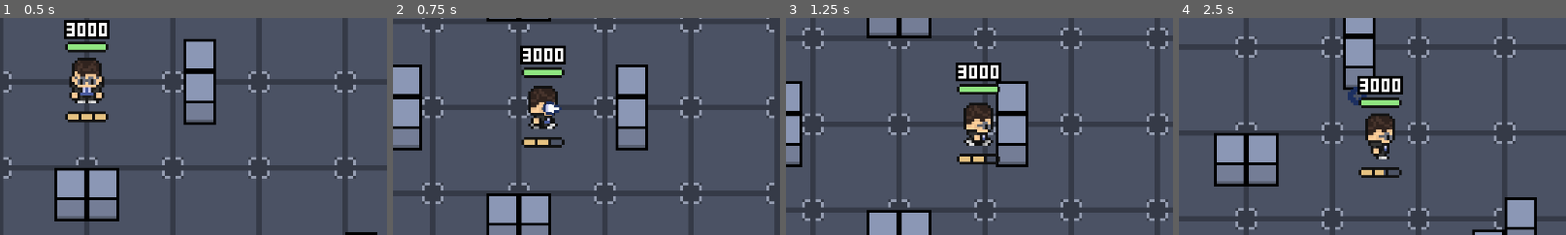
Above: before the commit, frames 1-4 (left to right).
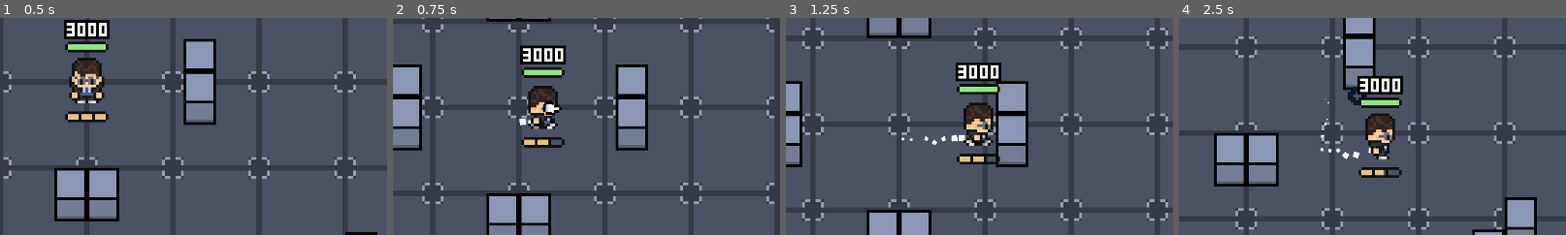
Above: after the commit, the same moments.

Repository: ppaluchowski64/SCI-Stars
Game: Godot game, scene res://scenes/battle.tscn
The game is run twice, just before and just after one commit, with the same random seed, the same clock (stepped at 60 frames per second) and the same inputs.
Inputs (mouse positions are % of the whole screen's width and height, from its top left):
- Up to frame 1 (0.5 s): no input
- Up to frame 2 (0.75 s): move the mouse to (72, 45) at 0.52 s; hold D (right) from 0.53 s (still down); click (72, 45) at 0.6 s
- Up to frame 3 (1.25 s): keep holding D (right)
- Up to frame 4 (2.5 s): move the mouse to (30, 55) at 1.27 s; release D (right) at 1.28 s; hold S (down) 1.28-2.03 s; right-click (30, 55) at 1.35 s; move the mouse to (60, 28) at 2.02 s; hold D (right) from 2.03 s (still down); click (60, 28) at 2.1 s
The pictures show only the part of the screen within x 28-78%, y 24-74%; the shares and areas given below are measured in that part.

Frame 1 is identical in both runs. In frame 2, 0.2% of the frame differs, in the area x 32-44%, y 38-50%; in frame 3, 0.2%; in frame 4, 0.4%, in the area x 36-51%, y 31-66%.

Commit message:
Add walking particles, change projectile and it's FX outline color

Diff:
--- a/game/scenes/battle.tscn
+++ b/game/scenes/battle.tscn
@@ -227,9 +227,9 @@
 anchors_preset = 4
 anchor_top = 0.5
 anchor_bottom = 0.5
-offset_left = 64.0
+offset_left = -256.0
 offset_top = -180.0
-offset_right = 304.0
+offset_right = -16.0
 offset_bottom = 180.0
 grow_vertical = 2
 size_flags_horizontal = 0
--- a/game/scenes/player.tscn
+++ b/game/scenes/player.tscn
@@ -6,6 +6,15 @@
 [ext_resource type="Shader" path="res://shaders/outline.gdshader" id="4_5i7bj"]
 [ext_resource type="FontFile" uid="uid://6w8leq531kr1" path="res://fonts/TeenyTinyPixls-o2zo.ttf" id="4_q82ve"]
 [ext_resource type="Texture2D" uid="uid://b2vdaem8n0gto" path="res://graphics/UI/status_bars/ammobar.png" id="5_ptbdj"]
+
+[sub_resource type="Curve" id="Curve_edcub"]
+max_value = 360.0
+_data = [Vector2(0, 0), 0.0, 360.0, 0, 1, Vector2(1, 360), 360.0, 0.0, 1, 0]
+point_count = 2
+
+[sub_resource type="Curve" id="Curve_wka2s"]
+_data = [Vector2(0, 1), 0.0, -1.0, 0, 1, Vector2(1, 0), -1.0, 0.0, 1, 0]
+point_count = 2
 
 [sub_resource type="CapsuleShape2D" id="CapsuleShape2D_ay0jd"]
 radius = 24.0
@@ -24,6 +33,20 @@
 collision_layer = 3
 collision_mask = 2
 script = ExtResource("1_270mw")
+
+[node name="WalkParticles" type="CPUParticles2D" parent="."]
+position = Vector2(0, 24)
+emitting = false
+amount = 12
+emission_shape = 3
+emission_rect_extents = Vector2(6, 6)
+gravity = Vector2(0, 0)
+angle_min = -0.5
+angle_max = 0.5
+angle_curve = SubResource("Curve_edcub")
+scale_amount_min = 8.0
+scale_amount_max = 12.0
+scale_amount_curve = SubResource("Curve_wka2s")
 
 [node name="AnimatedSprite2D" type="AnimatedSprite2D" parent="."]
 scale = Vector2(4, 4)
--- a/game/scripts/player.gd
+++ b/game/scripts/player.gd
@@ -2,16 +2,18 @@
 
 var Projectile = preload("res://scenes/projectile.tscn")
 
-@onready var sprite: Node = $AnimatedSprite2D
+@onready var sprite: AnimatedSprite2D = $AnimatedSprite2D
 
-@onready var regen_cooldown: Node = $RegenCooldown
-@onready var shoot_cooldown: Node = $ShootCooldown
-@onready var shoot_animation: Node = $ShootAnimation
+@onready var regen_cooldown: Timer = $RegenCooldown
+@onready var shoot_cooldown: Timer = $ShootCooldown
+@onready var shoot_animation: Timer = $ShootAnimation
 
-@onready var healthbar_fill: Node = $Healthbar/ColorRect
-@onready var healthbar_label: Node = $Healthbar/LabelParent/Label
+@onready var healthbar_fill: ColorRect = $Healthbar/ColorRect
+@onready var healthbar_label: Label = $Healthbar/LabelParent/Label
 
-@onready var ammobar_fill: Node = $Ammobar/ColorRect
+@onready var ammobar_fill: ColorRect = $Ammobar/ColorRect
+
+@onready var walk_particles: CPUParticles2D = $WalkParticles
 
 @export var id: int
 
@@ -147,9 +149,13 @@
 			animation = fmod(animation, 4)
 
 		sprite.frame = floor(animation)
+
+		walk_particles.emitting = true
 	else:
 		animation = 0
 		sprite.frame = 1
+
+		walk_particles.emitting = false
 
 func _process(delta: float) -> void:
 	if id == 0:
Binary file changed: game/graphics/FX/basic_explosion.png
Binary file changed: game/graphics/projectiles/projectiles.png
Not shown: 1 places in game/scenes/player.tscn that only renumber resources
